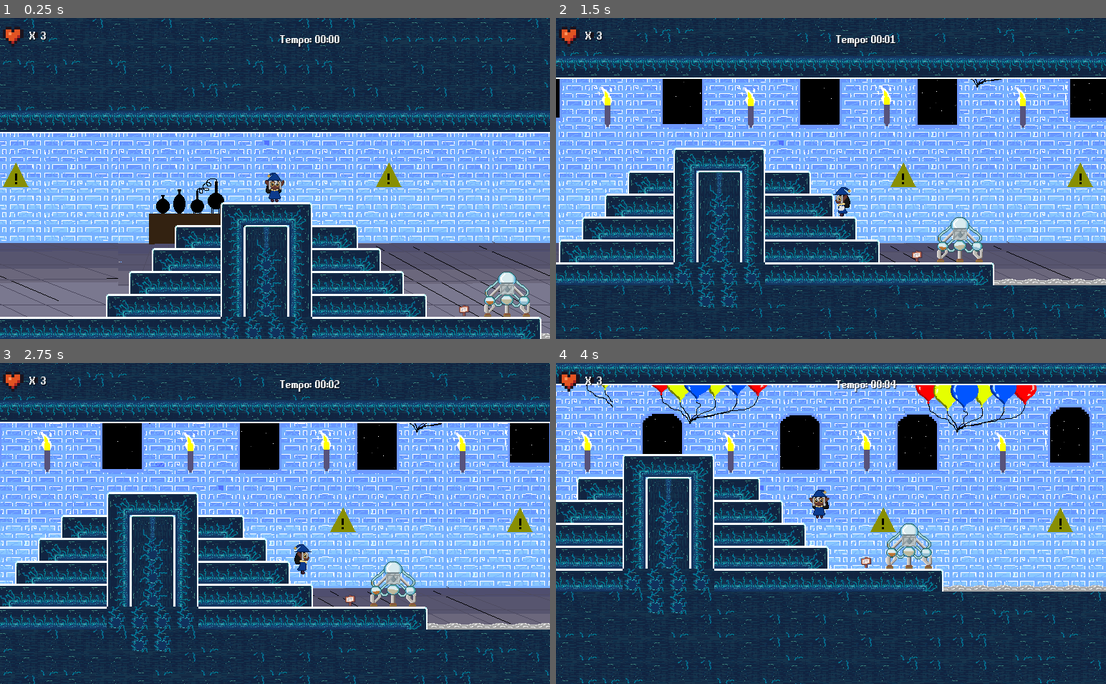
Above: before the commit, frames 1-4 (two rows, left to right).
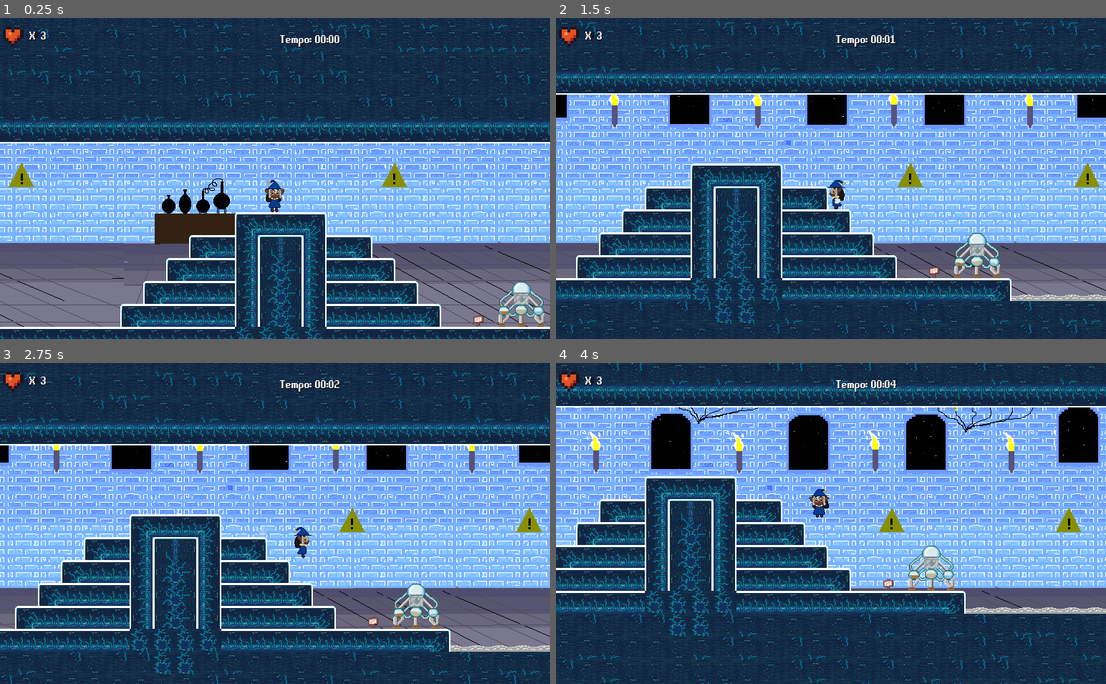
Above: after the commit, the same moments.

Repository: Eduardo-Pyment/Alquimista_dos_Sonhos-A_ultima_semente
Game: Godot game, scene res://Fases/fase_2.tscn
Two runs of this game, one before a commit and one after it. Both use one fixed random seed, a clock stepped at 60 frames per second and the inputs below. This scene is started directly instead of the project's main scene.
Inputs:
- Up to frame 1 (0.25 s): no input
- Up to frame 2 (1.5 s): tap Enter (ui_accept) at 0.5, 0.77 s; hold Right (ui_right) 0.53-1.28 s; hold Left (ui_left) from 1.28 s (still down)
- Up to frame 3 (2.75 s): tap Enter (ui_accept) at 1.52 s; release Left (ui_left) at 2.03 s; hold Right (ui_right) from 2.03 s (still down)
- Up to frame 4 (4 s): release Right (ui_right) at 2.78 s; hold Up (ui_up) 2.78-3.53 s; tap Enter (ui_accept) at 3.02, 3.77 s; hold Left (ui_left) from 3.53 s (still down)

The runs differ from the first frame. In frame 1, 34% of the frame differs, in the area x 0-100%, y 0-100%; in frame 2, 40%; in frame 3, 38%; in frame 4, 39%.

Commit message:
aicionada variaveis @export no script de portal e acido_maquina afim de evitar erros em runtime

Diff:
--- a/Fases/fase_1.tscn
+++ b/Fases/fase_1.tscn
@@ -1057,7 +1057,7 @@
 	Globais.hidrogenio += hidro
 	print(Globais.hidrogenio)
 	call_deferred(\"spawn_atomo\")
-	await $collision.call_deferred(\"queue_free\")
+	$collision.call_deferred(\"queue_free\")
 
 func spawn_atomo():
 	var hidrogenio_flutuante = load(\"res://Scenes/Itens/H_flutuante.tscn\")
@@ -1236,7 +1236,7 @@
 
 [node name="GPUParticles2D" type="GPUParticles2D" parent="Zona_fogo"]
 z_index = -1
-amount = 800
+amount = 300
 process_material = SubResource("ParticleProcessMaterial_qhb7x")
 texture = ExtResource("16_mvmjj")
 randomness = 1.0
@@ -1383,12 +1383,14 @@
 offset_right = 708.8
 offset_bottom = 104.2
 
-[node name="Portal" parent="." instance=ExtResource("25_yskm7")]
+[node name="Portal" parent="." node_paths=PackedStringArray("cena_atual") instance=ExtResource("25_yskm7")]
 modulate = Color(2, 2, 2, 1)
 position = Vector2(3766, 220)
 scale = Vector2(1.2, 1.2)
-
-[node name="MusicController" parent="." instance=ExtResource("27_uj527")]
+cena_atual = NodePath("..")
+
+[node name="MusicController" parent="." node_paths=PackedStringArray("level_1") instance=ExtResource("27_uj527")]
+level_1 = NodePath("..")
 
 [node name="HUD" type="CanvasLayer" parent="."]
 
--- a/Fases/fase_2.tscn
+++ b/Fases/fase_2.tscn
@@ -814,7 +814,7 @@
 navigation_polygon = SubResource("NavigationPolygon_wa32a")
 
 [node name="Player" parent="." instance=ExtResource("3_4e5wn")]
-position = Vector2(1932, 403)
+position = Vector2(1912, 383)
 collision_layer = 2
 collision_mask = 6
 VelocidadeHorizontal = 230
@@ -1073,8 +1073,9 @@
 text = "03"
 label_settings = SubResource("LabelSettings_2mg05")
 
-[node name="Portal" parent="." instance=ExtResource("24_orb0e")]
+[node name="Portal" parent="." node_paths=PackedStringArray("cena_atual") instance=ExtResource("24_orb0e")]
 position = Vector2(2707, 582)
+cena_atual = NodePath("..")
 
 [node name="cobre" parent="." instance=ExtResource("22_8ntn8")]
 position = Vector2(3000, 1405)
--- a/Fases/fase_3.tscn
+++ b/Fases/fase_3.tscn
@@ -1689,7 +1689,7 @@
 
 [node name="Player" parent="." instance=ExtResource("8_phxq2")]
 unique_name_in_owner = true
-position = Vector2(-669, 66)
+position = Vector2(-634, 95)
 collision_layer = 2
 collision_mask = 6
 VelocidadeHorizontal = 230
@@ -1751,9 +1751,10 @@
 [node name="cloro" parent="." instance=ExtResource("11_6tnn1")]
 position = Vector2(925, 737)
 
-[node name="Portal" parent="." instance=ExtResource("12_120u4")]
+[node name="Portal" parent="." node_paths=PackedStringArray("cena_atual") instance=ExtResource("12_120u4")]
 modulate = Color(3.5, 3.5, 1, 1)
 position = Vector2(1587, 226)
+cena_atual = NodePath("..")
 
 [node name="Spikes_area" type="Area2D" parent="."]
 visibility_layer = 3
@@ -1816,11 +1817,13 @@
 region_enabled = true
 region_rect = Rect2(0, 0, 930, 8)
 
-[node name="acido_maquina" type="Area2D" parent="."]
+[node name="acido_maquina" type="Area2D" parent="." node_paths=PackedStringArray("gpu_particles_2d", "gpu_particles_2d2")]
 position = Vector2(976, 272)
 collision_layer = 0
 collision_mask = 2
 script = ExtResource("25_r7ehs")
+gpu_particles_2d = NodePath("GPUParticles2D")
+gpu_particles_2d2 = NodePath("GPUParticles2D2")
 
 [node name="CollisionShape2D" type="CollisionShape2D" parent="acido_maquina"]
 position = Vector2(273.5, 14)
--- a/Menus/MenuPrincipal/menu_principal.tscn
+++ b/Menus/MenuPrincipal/menu_principal.tscn
@@ -12,17 +12,6 @@
 
 [sub_resource type="GDScript" id="GDScript_734wi"]
 script/source = "extends Node
-
-
-# Called when the node enters the scene tree for the first time.
-func _ready():
-	pass # Replace with function body.
-
-
-# Called every frame. 'delta' is the elapsed time since the previous frame.
-func _process(delta):
-	pass
-
 
 func _on_pressed():
 	get_tree().change_scene_to_file(\"res://Menus/MenuPrincipal/tutorial.tscn\")
--- a/Scenes/Itens/H_flutuante.tscn
+++ b/Scenes/Itens/H_flutuante.tscn
@@ -24,7 +24,7 @@
 	if AlvoMovimento != null:
 		AgenteNavegacao.target_position = PontoAlvo
 
-func _process(delta):
+func _process(_delta):
 	if Globais.agua >= 1:
 		$AnimatedSprite2D.play(\"destroy\")
 func _destroy():
--- a/Scripts/MusicController.gd
+++ b/Scripts/MusicController.gd
@@ -1,13 +1,12 @@
 extends Node2D
 
-@onready var bgmusic_menu: AudioStreamPlayer = $BgMusicMenu
 @onready var bg_music_fase_1 = $BgMusicFase1
 @onready var bg_music_fase_2 = $BgMusicFase2
 @onready var bg_music_fase_3 = $BgMusicFase3
 
-@onready var level_1 = $"/root/Level1"
-@onready var level_2 = $"/root/Fase_2"
-@onready var level_3 = $"/root/fase-3"
+@export var level_1 = Node
+@export var level_2 = Node
+@export var level_3 = Node
 
 func _ready():
 	if get_tree().current_scene == level_1:
--- a/Scripts/Portal.gd
+++ b/Scripts/Portal.gd
@@ -1,11 +1,13 @@
 extends Area2D
+
+@export var cena_atual: Node
 
 func _on_body_entered(body):
 	if body.name == 'Player':
 		$PortalFx.play()
-		if get_tree().current_scene == $"../../Level1":
+		if cena_atual == $"/root/Level1":
 			TransicaoDeCena.cena_transicao("res://Fases/fase_2.tscn")
-		elif get_tree().current_scene == $"../../Fase_2":
+		elif cena_atual == $"/root/Fase_2":
 			TransicaoDeCena.cena_transicao("res://Fases/fase_3.tscn")
-		elif get_tree().current_scene == $"../../fase-3":
+		elif cena_atual == $"/root/fase-3":
 			TransicaoDeCena.cena_transicao("res://Menus/MenuPrincipal/Creditos.tscn")
--- a/Scripts/acido_maquina.gd
+++ b/Scripts/acido_maquina.gd
@@ -1,5 +1,6 @@
 extends Area2D
-@onready var gpu_particles_2d = $"../GPUParticles2D"
+@export var gpu_particles_2d: GPUParticles2D
+@export var gpu_particles_2d2: GPUParticles2D
 
 func _ready():
 	$"/root/fase-3/maquina_base".gerar_base.connect(neutralizar_base)
@@ -31,5 +32,5 @@
 		get_node("AnimatedSprite2D16").play("aguinha")
 		get_node("AnimatedSprite2D17").play("aguinha")
 		get_node("AnimatedSprite2D18").play("aguinha")
-		$"/root/fase-3/acido_maquina/GPUParticles2D".queue_free()
-		$"/root/fase-3/acido_maquina/GPUParticles2D2".queue_free()
+		gpu_particles_2d.queue_free()
+		gpu_particles_2d2.queue_free()
--- a/Scripts/fase_2.gd
+++ b/Scripts/fase_2.gd
@@ -2,7 +2,6 @@
 
 @onready var player := $Player as CharacterBody2D
 @onready var player_scene = preload("res://Scenes/player.tscn")
-@onready var control = $HUD/control
 
 signal spawnar_ag
 signal spawnar_zn
--- a/Scripts/fase_3.gd
+++ b/Scripts/fase_3.gd
@@ -2,7 +2,6 @@
 
 @onready var player := $Player as CharacterBody2D
 @onready var player_scene = preload("res://Scenes/player.tscn")
-@onready var control = $HUD/control
 
 signal spawnar_na
 signal spawnar_cl
--- a/Scripts/itens/cloro.gd
+++ b/Scripts/itens/cloro.gd
@@ -17,10 +17,10 @@
 
 		if Globais.cloro >= 2 and Globais.current_checkpoint != null:
 			call_deferred("spawn_atomo2")
-			await $collision.call_deferred("queue_free")
+			$collision.call_deferred("queue_free")
 		else:
 			call_deferred("spawn_atomo")
-			await $collision.call_deferred("queue_free")
+			$collision.call_deferred("queue_free")
 
 func spawn_atomo():
 	var sodio_flutuante = load("res://Scenes/Itens/Cl_flutuante.tscn")
--- a/Scripts/itens/cobre.gd
+++ b/Scripts/itens/cobre.gd
@@ -17,10 +17,10 @@
 
 		if Globais.cobre > 1 and Globais.current_checkpoint != null:
 			call_deferred("spawn_atomo2")
-			await $collision.call_deferred("queue_free")
+			$collision.call_deferred("queue_free")
 		else:
 			call_deferred("spawn_atomo")
-			await $collision.call_deferred("queue_free")
+			$collision.call_deferred("queue_free")
 
 func spawn_atomo():
 	var cobre_flutuante = load("res://Scenes/Itens/Cu_flutuante.tscn")
--- a/Scripts/itens/hidrogenios.gd
+++ b/Scripts/itens/hidrogenios.gd
@@ -12,7 +12,7 @@
 	Globais.hidrogenio += hidro
 	print(Globais.hidrogenio)
 	call_deferred("spawn_atomo")
-	await $collision.call_deferred("queue_free")
+	$collision.call_deferred("queue_free")
 
 func spawn_atomo():
 	var hidrogenio_flutuante = load("res://Scenes/Itens/H_flutuante.tscn")
--- a/Scripts/itens/oxigenio.gd
+++ b/Scripts/itens/oxigenio.gd
@@ -12,7 +12,7 @@
 	Globais.oxigenio += oxigen
 	print(Globais.oxigenio)
 	call_deferred("spawn_atomo")
-	await $collision.call_deferred("queue_free")
+	$collision.call_deferred("queue_free")
 
 func spawn_atomo():
 	var hidrogenio_flutuante = load("res://Scenes/Itens/O_flutuante.tscn")
--- a/Scripts/itens/prata.gd
+++ b/Scripts/itens/prata.gd
@@ -17,10 +17,10 @@
 
 		if Globais.prata > 1 and Globais.current_checkpoint != null:
 			call_deferred("spawn_atomo2")
-			await $collision.call_deferred("queue_free")
+			$collision.call_deferred("queue_free")
 		else:
 			call_deferred("spawn_atomo")
-			await $collision.call_deferred("queue_free")
+			$collision.call_deferred("queue_free")
 
 func spawn_atomo():
 	var ag_flutuante = load("res://Scenes/Itens/Ag_flutuante.tscn")
--- a/Scripts/itens/sodio.gd
+++ b/Scripts/itens/sodio.gd
@@ -17,10 +17,10 @@
 
 		if Globais.sodio >= 2 and Globais.current_checkpoint != null:
 			call_deferred("spawn_atomo2")
-			await $collision.call_deferred("queue_free")
+			$collision.call_deferred("queue_free")
 		else:
 			call_deferred("spawn_atomo")
-			await $collision.call_deferred("queue_free")
+			$collision.call_deferred("queue_free")
 
 func spawn_atomo():
 	var sodio_flutuante = load("res://Scenes/Itens/Na_flutuante.tscn")
--- a/Scripts/itens/zinco.gd
+++ b/Scripts/itens/zinco.gd
@@ -17,10 +17,10 @@
 
 		if Globais.zinco > 1 and Globais.current_checkpoint != null:
 			call_deferred("spawn_atomo2")
-			await $collision.call_deferred("queue_free")
+			$collision.call_deferred("queue_free")
 		else:
 			call_deferred("spawn_atomo")
-			await $collision.call_deferred("queue_free")
+			$collision.call_deferred("queue_free")
 
 func spawn_atomo():
 	var zn_flutuante = load("res://Scenes/Itens/Zn_flutuante.tscn")
